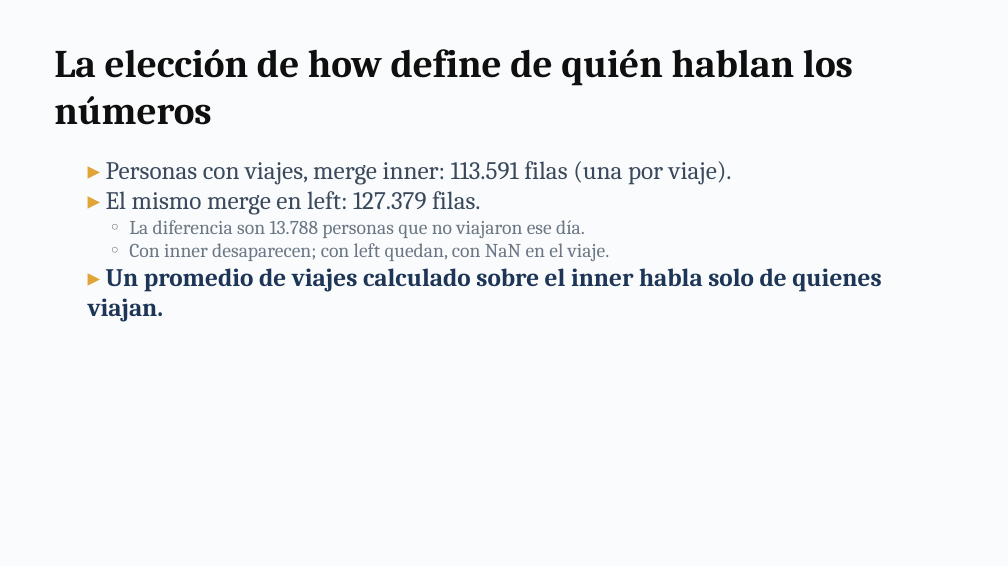
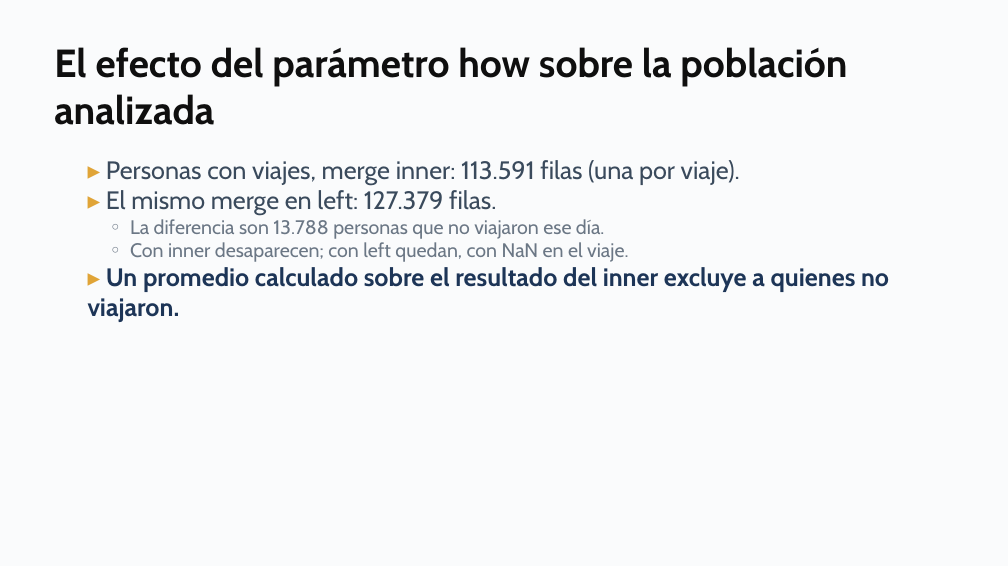
Before and after one commit to daniopitz/cienciadatos, a slide deck: slide 11 of presentaciones/clase02_pandas_eda.pptx. Drawn at 1008x566 pixels with LibreOffice and Linux fonts; fonts in the diff are those of the drawing. Boxes give left, top, right and bottom in pixels: in the first picture for what was removed or moved away, otherwise in the second. Text is boxed around its words. In the diff, an @@ line names an element or a change of style, - is before the commit and + after.

```diff
--- a/presentaciones/clase02_pandas_eda.pptx
+++ b/presentaciones/clase02_pandas_eda.pptx
@@ text at box(54, 47, 847, 125): text changed; font Cambria to Cabin @@
-La elección de how define de quién hablan los números
+El efecto del parámetro how sobre la población analizada
@@ text at box(106, 160, 740, 262): font Cambria to Cabin in "▸ Personas con viajes, merge inner: 113.591 ...", "▸ El mismo merge en left: 127.379 ...", "◦ La diferencia son 13.788 personas que ...", "◦ Con inner desaparecen; con left quedan, ..." @@
@@ text at box(88, 267, 889, 322): text changed; font Cambria to Cabin @@
-▸ Un promedio de viajes calculado sobre el inner habla solo de quienes viajan.
+▸ Un promedio calculado sobre el resultado del inner excluye a quienes no viajaron.
```
Also in this commit, not shown: 22 other slides changed, 3 slides added, 1 slide removed, 3 other files.
